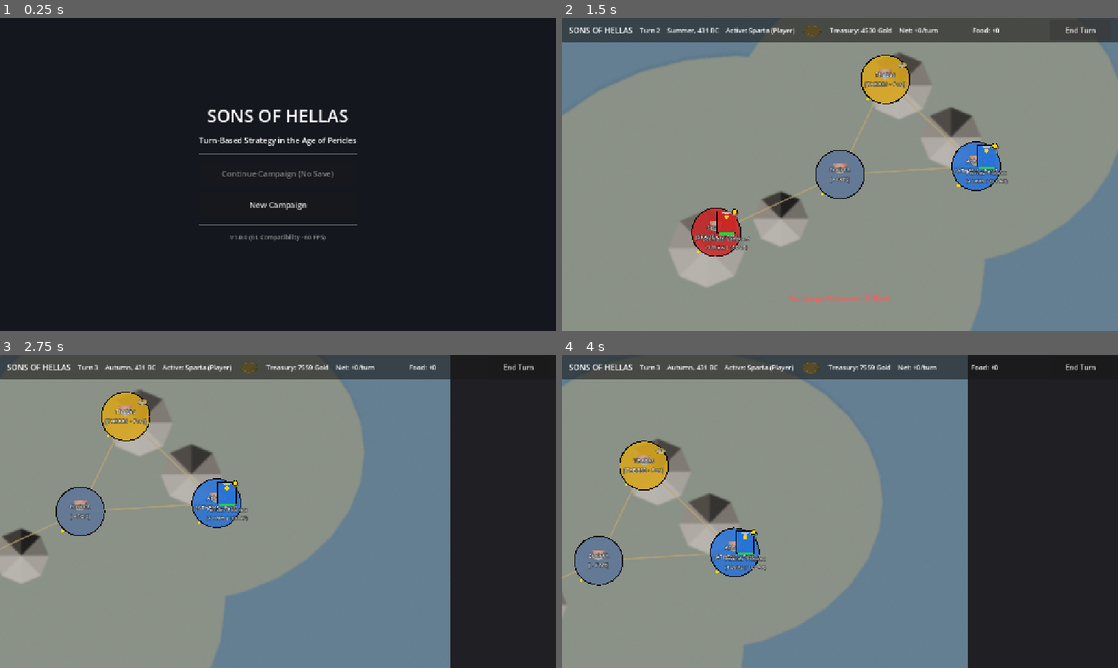
Above: before the commit, frames 1-4 (two rows, left to right).
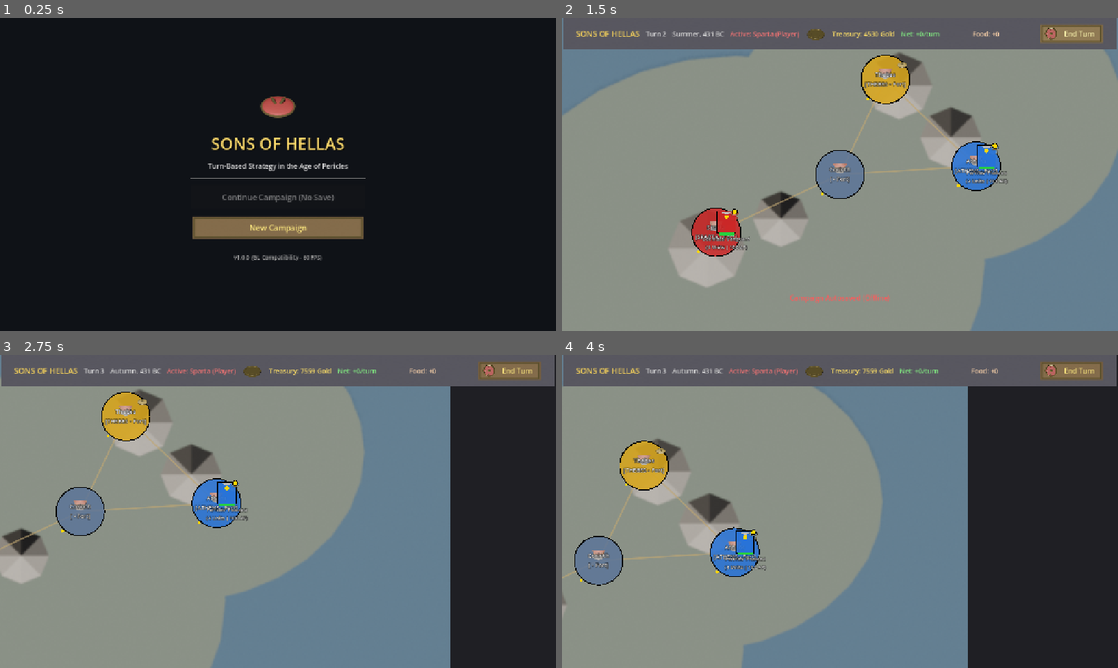
Above: after the commit, the same moments.

Repository: DimitrisMilios/SonsOfHellas
Game: Godot game, scene res://scenes/TitleScreen.tscn
Two runs of this game, one before a commit and one after it. Both use one fixed random seed, a clock stepped at 60 frames per second and the inputs below.
Inputs (mouse positions are in pixels of both pictures, inside the frame that each line leads up to):
- Up to frame 1 (0.25 s): no input
- Up to frame 2 (1.5 s): click "New Campaign" at 0.5 s; click "End Turn" at 1.25 s
- Up to frame 3 (2.75 s): tap Enter at 2 s; move the mouse to (400, 495) at 2.02 s; hold D from 2.03 s (still down); click (400, 495) at 2.17 s
- Up to frame 4 (4 s): release D at 2.75 s; drag from (728, 527) to (812, 574) at 2.77 s; move the mouse to (895, 442) at 3.52 s; hold D from 3.53 s (still down)

The runs differ from the first frame. In frame 1, 4.8% of the frame differs, in the area x 34-66%, y 24-78%; in frame 2, 9.7%, in the area x 0-100%, y 0-10%; in frame 3, 9.7%; in frame 4, 9.7%.
Error in both runs: Invalid call. Nonexistent function 'get_total_combat_value' in base 'Resource (ArmyData)'. (res://scripts/core/CampaignAIDecisionEngine.gd:186)

Commit message:
feat(ui): overhaul UI with Blender-rendered 9-slice stone tablets, bronze beams, and medallion buttons

Diff:
--- a/scenes/TitleScreen.tscn
+++ b/scenes/TitleScreen.tscn
@@ -1,7 +1,32 @@
-[gd_scene load_steps=3 format=3]
+[gd_scene load_steps=8 format=3]
 
 [ext_resource type="Script" path="res://scripts/ui/TitleScreen.gd" id="1_title"]
 [ext_resource type="Script" path="res://scripts/ui/SafeAreaContainer.gd" id="2_safe"]
+[ext_resource type="Texture2D" path="res://assets/ui/sparta_shield.png" id="3_shield"]
+[ext_resource type="Texture2D" path="res://assets/ui/btn_bronze_normal.png" id="4_btn_norm"]
+[ext_resource type="Texture2D" path="res://assets/ui/btn_bronze_pressed.png" id="5_btn_press"]
+[ext_resource type="Texture2D" path="res://assets/ui/btn_bronze_hover.png" id="6_btn_hover"]
+
+[sub_resource type="StyleBoxTexture" id="StyleBoxTexture_btn_norm"]
+texture = ExtResource("4_btn_norm")
+texture_margin_left = 14.0
+texture_margin_top = 10.0
+texture_margin_right = 14.0
+texture_margin_bottom = 10.0
+
+[sub_resource type="StyleBoxTexture" id="StyleBoxTexture_btn_press"]
+texture = ExtResource("5_btn_press")
+texture_margin_left = 14.0
+texture_margin_top = 10.0
+texture_margin_right = 14.0
+texture_margin_bottom = 10.0
+
+[sub_resource type="StyleBoxTexture" id="StyleBoxTexture_btn_hover"]
+texture = ExtResource("6_btn_hover")
+texture_margin_left = 14.0
+texture_margin_top = 10.0
+texture_margin_right = 14.0
+texture_margin_bottom = 10.0
 
 [node name="TitleScreen" type="Control"]
 layout_mode = 3
@@ -19,7 +44,7 @@
 anchor_bottom = 1.0
 grow_horizontal = 2
 grow_vertical = 2
-color = Color(0.08, 0.09, 0.12, 1.0)
+color = Color(0.06, 0.07, 0.09, 1.0)
 
 [node name="SafeAreaContainer" type="MarginContainer" parent="."]
 layout_mode = 1
@@ -34,19 +59,33 @@
 layout_mode = 2
 
 [node name="VBoxContainer" type="VBoxContainer" parent="SafeAreaContainer/CenterContainer"]
+custom_minimum_size = Vector2(400, 0)
 layout_mode = 2
-theme_override_constants/separation = 16
+theme_override_constants/separation = 14
 alignment = 1
+
+[node name="LogoShield" type="TextureRect" parent="SafeAreaContainer/CenterContainer/VBoxContainer"]
+custom_minimum_size = Vector2(96, 96)
+layout_mode = 2
+size_flags_horizontal = 4
+texture = ExtResource("3_shield")
+expand_mode = 2
+stretch_mode = 5
 
 [node name="TitleLabel" type="Label" parent="SafeAreaContainer/CenterContainer/VBoxContainer"]
 layout_mode = 2
-theme_override_font_sizes/font_size = 40
+theme_override_colors/font_color = Color(0.98, 0.85, 0.42, 1)
+theme_override_colors/font_shadow_color = Color(0, 0, 0, 0.8)
+theme_override_constants/shadow_offset_x = 2
+theme_override_constants/shadow_offset_y = 2
+theme_override_font_sizes/font_size = 38
 text = "SONS OF HELLAS"
 horizontal_alignment = 1
 
 [node name="SubtitleLabel" type="Label" parent="SafeAreaContainer/CenterContainer/VBoxContainer"]
 layout_mode = 2
-theme_override_font_sizes/font_size = 18
+theme_override_colors/font_color = Color(0.85, 0.85, 0.85, 1)
+theme_override_font_sizes/font_size = 16
 text = "Turn-Based Strategy in the Age of Pericles"
 horizontal_alignment = 1
 
@@ -56,13 +95,25 @@
 [node name="ContinueButton" type="Button" parent="SafeAreaContainer/CenterContainer/VBoxContainer"]
 custom_minimum_size = Vector2(320, 56)
 layout_mode = 2
+theme_override_colors/font_color = Color(1, 0.92, 0.5, 1)
+theme_override_colors/font_pressed_color = Color(0.85, 0.75, 0.35, 1)
+theme_override_colors/font_hover_color = Color(1, 0.98, 0.7, 1)
 theme_override_font_sizes/font_size = 18
+theme_override_styles/normal = SubResource("StyleBoxTexture_btn_norm")
+theme_override_styles/pressed = SubResource("StyleBoxTexture_btn_press")
+theme_override_styles/hover = SubResource("StyleBoxTexture_btn_hover")
 text = "Continue Campaign"
 
 [node name="NewGameButton" type="Button" parent="SafeAreaContainer/CenterContainer/VBoxContainer"]
 custom_minimum_size = Vector2(320, 56)
 layout_mode = 2
+theme_override_colors/font_color = Color(1, 0.92, 0.5, 1)
+theme_override_colors/font_pressed_color = Color(0.85, 0.75, 0.35, 1)
+theme_override_colors/font_hover_color = Color(1, 0.98, 0.7, 1)
 theme_override_font_sizes/font_size = 18
+theme_override_styles/normal = SubResource("StyleBoxTexture_btn_norm")
+theme_override_styles/pressed = SubResource("StyleBoxTexture_btn_press")
+theme_override_styles/hover = SubResource("StyleBoxTexture_btn_hover")
 text = "New Campaign"
 
 [node name="HSeparator2" type="HSeparator" parent="SafeAreaContainer/CenterContainer/VBoxContainer"]
@@ -70,7 +121,7 @@
 
 [node name="VersionLabel" type="Label" parent="SafeAreaContainer/CenterContainer/VBoxContainer"]
 layout_mode = 2
-theme_override_colors/font_color = Color(0.6, 0.6, 0.6, 1.0)
-theme_override_font_sizes/font_size = 14
+theme_override_colors/font_color = Color(0.65, 0.65, 0.65, 1)
+theme_override_font_sizes/font_size = 13
 text = "v1.0.0 (GL Compatibility - 60 FPS)"
 horizontal_alignment = 1
--- a/scenes/UI/CampaignHUD.tscn
+++ b/scenes/UI/CampaignHUD.tscn
@@ -1,9 +1,50 @@
-[gd_scene load_steps=5 format=3]
+[gd_scene load_steps=12 format=3]
 
 [ext_resource type="Script" path="res://scripts/ui/CampaignHUD.gd" id="1_hud"]
 [ext_resource type="Script" path="res://scripts/ui/SafeAreaContainer.gd" id="2_safe"]
 [ext_resource type="Texture2D" path="res://assets/ui/coin_drachma.png" id="3_coin"]
 [ext_resource type="Texture2D" path="res://assets/ui/food_amphora.png" id="4_amphora"]
+[ext_resource type="Texture2D" path="res://assets/ui/ui_panel_topbar.png" id="5_topbar_tex"]
+[ext_resource type="Texture2D" path="res://assets/ui/ui_panel_stone.png" id="6_stone_tex"]
+[ext_resource type="Texture2D" path="res://assets/ui/btn_bronze_normal.png" id="7_btn_norm"]
+[ext_resource type="Texture2D" path="res://assets/ui/btn_bronze_pressed.png" id="8_btn_press"]
+[ext_resource type="Texture2D" path="res://assets/ui/btn_bronze_hover.png" id="9_btn_hover"]
+[ext_resource type="Texture2D" path="res://assets/ui/btn_end_turn_medallion.png" id="10_medallion"]
+
+[sub_resource type="StyleBoxTexture" id="StyleBoxTexture_topbar"]
+texture = ExtResource("5_topbar_tex")
+texture_margin_left = 16.0
+texture_margin_top = 8.0
+texture_margin_right = 16.0
+texture_margin_bottom = 8.0
+
+[sub_resource type="StyleBoxTexture" id="StyleBoxTexture_stone_panel"]
+texture = ExtResource("6_stone_tex")
+texture_margin_left = 18.0
+texture_margin_top = 18.0
+texture_margin_right = 18.0
+texture_margin_bottom = 18.0
+
+[sub_resource type="StyleBoxTexture" id="StyleBoxTexture_btn_norm"]
+texture = ExtResource("7_btn_norm")
+texture_margin_left = 12.0
+texture_margin_top = 8.0
+texture_margin_right = 12.0
+texture_margin_bottom = 8.0
+
+[sub_resource type="StyleBoxTexture" id="StyleBoxTexture_btn_press"]
+texture = ExtResource("8_btn_press")
+texture_margin_left = 12.0
+texture_margin_top = 8.0
+texture_margin_right = 12.0
+texture_margin_bottom = 8.0
+
+[sub_resource type="StyleBoxTexture" id="StyleBoxTexture_btn_hover"]
+texture = ExtResource("9_btn_hover")
+texture_margin_left = 12.0
+texture_margin_top = 8.0
+texture_margin_right = 12.0
+texture_margin_bottom = 8.0
 
 [node name="CampaignHUD" type="CanvasLayer"]
 script = ExtResource("1_hud")
@@ -26,6 +67,7 @@
 anchor_right = 1.0
 offset_bottom = 56.0
 grow_horizontal = 2
+theme_override_styles/panel = SubResource("StyleBoxTexture_topbar")
 
 [node name="MarginContainer" type="MarginContainer" parent="SafeAreaContainer/HUDLayout/TopBar"]
 layout_mode = 2
@@ -36,25 +78,29 @@
 
 [node name="HBoxContainer" type="HBoxContainer" parent="SafeAreaContainer/HUDLayout/TopBar/MarginContainer"]
 layout_mode = 2
-theme_override_constants/separation = 16
+theme_override_constants/separation = 14
 
 [node name="GameTitle" type="Label" parent="SafeAreaContainer/HUDLayout/TopBar/MarginContainer/HBoxContainer"]
 layout_mode = 2
+theme_override_colors/font_color = Color(0.96, 0.82, 0.35, 1)
 theme_override_font_sizes/font_size = 18
 text = "SONS OF HELLAS"
 
 [node name="TurnLabel" type="Label" parent="SafeAreaContainer/HUDLayout/TopBar/MarginContainer/HBoxContainer"]
 layout_mode = 2
+theme_override_colors/font_color = Color(0.9, 0.9, 0.9, 1)
 theme_override_font_sizes/font_size = 15
 text = "Turn 1"
 
 [node name="SeasonLabel" type="Label" parent="SafeAreaContainer/HUDLayout/TopBar/MarginContainer/HBoxContainer"]
 layout_mode = 2
+theme_override_colors/font_color = Color(0.85, 0.85, 0.85, 1)
 theme_override_font_sizes/font_size = 15
 text = "Spring, 431 BC"
 
 [node name="FactionLabel" type="Label" parent="SafeAreaContainer/HUDLayout/TopBar/MarginContainer/HBoxContainer"]
 layout_mode = 2
+theme_override_colors/font_color = Color(0.95, 0.45, 0.45, 1)
 theme_override_font_sizes/font_size = 15
 text = "Active: Sparta"
 
@@ -67,11 +113,13 @@
 
 [node name="TreasuryLabel" type="Label" parent="SafeAreaContainer/HUDLayout/TopBar/MarginContainer/HBoxContainer"]
 layout_mode = 2
+theme_override_colors/font_color = Color(1, 0.88, 0.4, 1)
 theme_override_font_sizes/font_size = 15
 text = "Treasury: 1500 Gold"
 
 [node name="IncomeLabel" type="Label" parent="SafeAreaContainer/HUDLayout/TopBar/MarginContainer/HBoxContainer"]
 layout_mode = 2
+theme_override_colors/font_color = Color(0.5, 0.9, 0.5, 1)
 theme_override_font_sizes/font_size = 15
 text = "Net: +300/turn"
 
@@ -84,6 +132,7 @@
 
 [node name="FoodLabel" type="Label" parent="SafeAreaContainer/HUDLayout/TopBar/MarginContainer/HBoxContainer"]
 layout_mode = 2
+theme_override_colors/font_color = Color(0.95, 0.8, 0.65, 1)
 theme_override_font_sizes/font_size = 15
 text = "Food: +5"
 
@@ -92,8 +141,16 @@
 size_flags_horizontal = 3
 
 [node name="EndTurnButton" type="Button" parent="SafeAreaContainer/HUDLayout/TopBar/MarginContainer/HBoxContainer"]
-custom_minimum_size = Vector2(140, 48)
-layout_mode = 2
+custom_minimum_size = Vector2(150, 48)
+layout_mode = 2
+theme_override_colors/font_color = Color(1, 0.92, 0.5, 1)
+theme_override_colors/font_pressed_color = Color(0.85, 0.75, 0.35, 1)
+theme_override_colors/font_hover_color = Color(1, 0.98, 0.7, 1)
+theme_override_styles/normal = SubResource("StyleBoxTexture_btn_norm")
+theme_override_styles/pressed = SubResource("StyleBoxTexture_btn_press")
+theme_override_styles/hover = SubResource("StyleBoxTexture_btn_hover")
+icon = ExtResource("10_medallion")
+expand_icon = true
 text = "End Turn"
 
 [node name="SelectionPanel" type="PanelContainer" parent="SafeAreaContainer/HUDLayout"]
@@ -102,12 +159,13 @@
 anchor_left = 1.0
 anchor_right = 1.0
 anchor_bottom = 1.0
-offset_left = -360.0
+offset_left = -370.0
 offset_top = 64.0
 offset_right = -12.0
 offset_bottom = -20.0
 grow_horizontal = 0
 grow_vertical = 2
+theme_override_styles/panel = SubResource("StyleBoxTexture_stone_panel")
 
 [node name="MarginContainer" type="MarginContainer" parent="SafeAreaContainer/HUDLayout/SelectionPanel"]
 layout_mode = 2
@@ -122,7 +180,11 @@
 
 [node name="TitleLabel" type="Label" parent="SafeAreaContainer/HUDLayout/SelectionPanel/MarginContainer/VBoxContainer"]
 layout_mode = 2
-theme_override_font_sizes/font_size = 18
+theme_override_colors/font_color = Color(0.96, 0.85, 0.45, 1)
+theme_override_colors/font_shadow_color = Color(0, 0, 0, 0.8)
+theme_override_constants/shadow_offset_x = 1
+theme_override_constants/shadow_offset_y = 1
+theme_override_font_sizes/font_size = 20
 text = "Province Name"
 
 [node name="HSeparator" type="HSeparator" parent="SafeAreaContainer/HUDLayout/SelectionPanel/MarginContainer/VBoxContainer"]
@@ -134,6 +196,7 @@
 
 [node name="StanceLabel" type="Label" parent="SafeAreaContainer/HUDLayout/SelectionPanel/MarginContainer/VBoxContainer/StanceContainer"]
 layout_mode = 2
+theme_override_colors/font_color = Color(0.9, 0.9, 0.9, 1)
 text = "Stance:"
 
 [node name="StanceOptionButton" type="OptionButton" parent="SafeAreaContainer/HUDLayout/SelectionPanel/MarginContainer/VBoxContainer/StanceContainer"]
@@ -144,6 +207,7 @@
 [node name="DetailsLabel" type="Label" parent="SafeAreaContainer/HUDLayout/SelectionPanel/MarginContainer/VBoxContainer"]
 layout_mode = 2
 size_flags_vertical = 3
+theme_override_colors/font_color = Color(0.9, 0.9, 0.9, 1)
 text = "Details go here..."
 autowrap_mode = 2
 
--- a/scripts/ui/CampaignHUD.gd
+++ b/scripts/ui/CampaignHUD.gd
@@ -177,17 +177,19 @@
 					buildings_list.append(b_name)
 		var buildings_str: String = ", ".join(buildings_list) if not buildings_list.is_empty() else "None"
 
-		details_label.text = """Owner: %s
-Settlement Tier: %d
-Public Order: %.1f
-Unrest Pressure: %d
-Consecutive Unrest Turns: %d
-Region Wealth: %.0f Gold
-Tax Yield: %d Gold (Upper L%d / Lower L%d)
-Building Slots (%d): %s""" % [
+		var order_status: String = "Stable" if vm.public_order >= 0.0 else "Unrest Alert"
+		details_label.text = """🏛️ Owner: %s (Tier %d Settlement)
+⚖️ Public Order: %.1f [%s]
+🔥 Unrest Pressure: %d (Consecutive: %d)
+💰 Regional Wealth: %.0f Gold
+🪙 Tax Income: %d Gold (Upper L%d / Lower L%d)
+
+🏛️ Infrastructure (%d Buildings):
+%s""" % [
 			vm.owner_faction_id.capitalize(),
 			vm.settlement_tier,
 			vm.public_order,
+			order_status,
 			vm.unrest_pressure,
 			vm.consecutive_unrest_turns,
 			vm.region_wealth,
@@ -223,12 +225,13 @@
 				card.get("upkeep", 0)
 			]
 
-		details_label.text = """Owner: %s
-Action Points: %.0f / %.0f
-Tactical Stance: %s
-Total Upkeep: %d Gold / turn
-Total Combat Power: %.0f
-Roster (%d units):%s""" % [
+		details_label.text = """🛡️ Faction: %s
+⚡ Action Points: %.0f / %.0f
+⚔️ Stance: %s
+💰 Upkeep: %d Gold / turn
+🏆 Combat Power: %.0f
+
+📋 Regiments (%d Units):%s""" % [
 			vm.owner_faction_id.capitalize(),
 			vm.current_action_points,
 			vm.max_action_points,
Binary file added: assets/ui/btn_bronze_hover.png
Not shown, added: assets/ui/btn_bronze_hover.png.import
Binary file added: assets/ui/btn_bronze_normal.png
Not shown, added: assets/ui/btn_bronze_normal.png.import
Binary file added: assets/ui/btn_bronze_pressed.png
Not shown, added: assets/ui/btn_bronze_pressed.png.import
Binary file added: assets/ui/btn_end_turn_medallion.png
Not shown, added: assets/ui/btn_end_turn_medallion.png.import
Binary file added: assets/ui/building_slot_agora.png
Not shown, added: assets/ui/building_slot_agora.png.import
Binary file added: assets/ui/building_slot_barracks.png
Not shown, added: assets/ui/building_slot_barracks.png.import
(and 10 more such lines)
